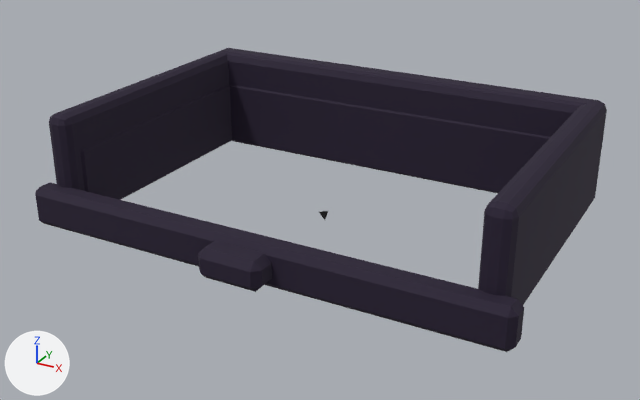
The glTF model assets/meshes/steal-a-sock/map/Drawer.glb as it was, and as the next commit left it.
Before and after are seen from a 50 mm camera at (4.14, -7.6, 3.96) aimed at (0.03, -0.14, 0.23). Arrows for +X, +Y and +Z are at lower left; the lights stay in place. The picture after the commit comes second. Vertices at exactly the same position are counted once.

Script lines for the objects in view, before the commit:
```python
me_drawer_outline = bpy.data.meshes.new('Drawer_Outline')
me_drawer_outline.from_pydata(...)  # 248 vertices, 480 faces; spans x -2.59..2.59, y -1.85..1.85, z -0.05..1.15
me_drawer_outline.materials.append(mat_palette)  # picture img_palette
ob_drawer_outline = bpy.data.objects.new('Drawer_Outline', me_drawer_outline)
ob_drawer_outline.location = (0.0, 0.0, 0.0)
```
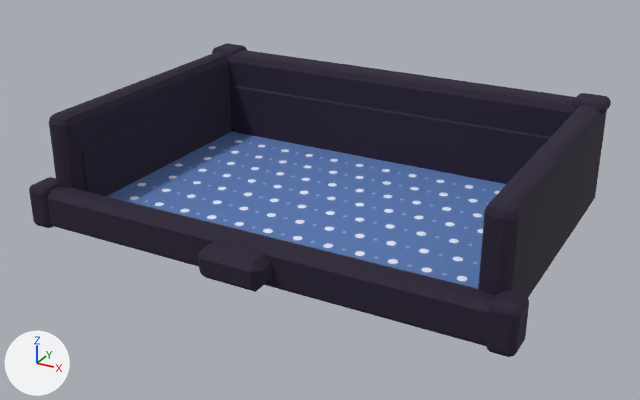
Pixel boxes [x1, y1, x2, y2] of what changed, in the pictures (640 x 400 px):
'Drawer_Outline', reshaped: before [35, 48, 607, 352]; after [29, 43, 611, 357]
'DrawerLiner', added (blue): after [107, 132, 506, 289]
part 1 of me_drawer_outline, added: after [212, 43, 247, 57]
part 2 of me_drawer_outline, added: after [29, 177, 59, 228]
part 3 of me_drawer_outline, added: after [572, 93, 611, 115]
part 4 of me_drawer_outline, added: after [486, 290, 529, 357]

The change, as a diff of the scene's bpy script:
```diff
--- a/assets/meshes/steal-a-sock/map/Drawer.glb.py
+++ b/assets/meshes/steal-a-sock/map/Drawer.glb.py
@@ me_drawer_outline @@
 # used by ob_drawer_outline; location = (0.0, 0.0, 0.0)
-me_drawer_outline.from_pydata(...)  # 248 vertices, 480 faces; spans x -2.59..2.59, y -1.85..1.85, z -0.05..1.15
+me_drawer_outline.from_pydata(...)  # 472 vertices, 912 faces; spans x -2.62..2.62, y -1.85..1.87, z -0.06..1.19
+# me_drawer_outline part 1: a new loose piece of 56 vertices spanning x -2.48..-2.12, y 1.51..1.87, z 1.04..1.19, in mat_palette (picture img_palette)
+# me_drawer_outline part 2: a new loose piece of 56 vertices spanning x -2.62..-2.36, y -1.64..-1.29, z -0.06..0.42, in mat_palette (picture img_palette)
+# me_drawer_outline part 3: a new loose piece of 56 vertices spanning x 2.12..2.48, y 1.51..1.87, z 1.04..1.19, in mat_palette (picture img_palette)
+# me_drawer_outline part 4: a new loose piece of 56 vertices spanning x 2.36..2.62, y -1.64..-1.29, z -0.06..0.42, in mat_palette (picture img_palette)
 me_drawer_outline.materials.append(mat_palette)
@@ me_drawerliner @@
+me_drawerliner.from_pydata(...)  # 1792 vertices, 1420 faces; spans x -2.2..2.2, y -1.37..1.5, z 0.1..0.13
+me_drawerliner.materials.append(mat_palette)  # picture img_palette
@@ ob_drawerliner @@
+ob_drawerliner = bpy.data.objects.new('DrawerLiner', me_drawerliner)
+ob_drawerliner.location = (0.0, 0.0, 0.0)
```
